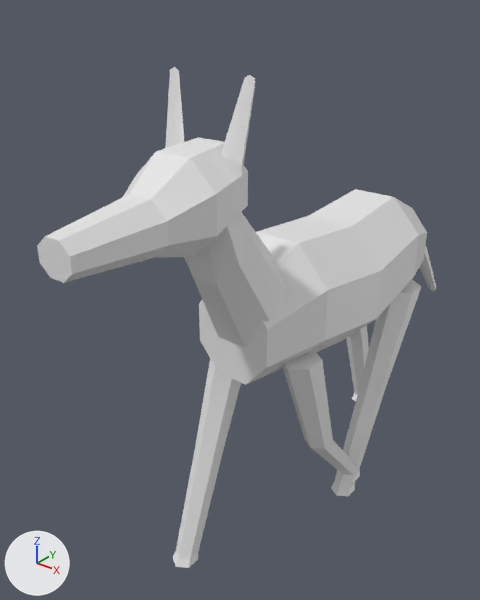
The OBJ model data/animals/lobo_guara/walk/3.obj: old version first, new version second.
Rendered twice from a 50 mm camera at (0.868, -1.468, 1.465) aimed at (-0.138, -0.21, 0.686). Lighting does not change. The marker at lower left points along +X, +Y and +Z. The first picture is the older version. Where no turn or scale is listed for an object, it has been applied to the vertices.

Objects in the first picture: 'lobo_guara_walk_3'.
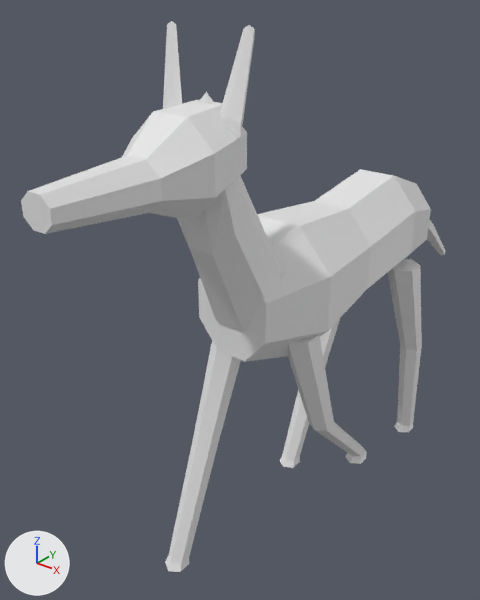
Boxes (x1, y1, x2, y2) around the edits, measured in the pictures (480 x 600 px; the box of a moved part takes in the faces that stretch with it):
'lobo_guara_walk_3', reshaped (6% wider, 10% taller): before (37, 67, 436, 568); after (21, 21, 446, 572)
part 1 of me_lobo_guara_walk_3, moved or reshaped: before (331, 280, 422, 496); after (166, 341, 241, 572)
part 2 of me_lobo_guara_walk_3, added: after (280, 319, 340, 468)
part 3 of me_lobo_guara_walk_3, moved or reshaped: before (165, 67, 184, 148); after (163, 21, 182, 109)
part 4 of me_lobo_guara_walk_3, moved or reshaped: before (221, 75, 255, 177); after (220, 25, 255, 138)
part 5 of me_lobo_guara_walk_3, moved or reshaped: before (419, 245, 436, 291); after (427, 219, 446, 256)
part 6 of me_lobo_guara_walk_3, rebuilt: before (199, 189, 427, 385); after (198, 169, 431, 362)
part 7 of me_lobo_guara_walk_3, rebuilt: before (283, 350, 360, 483); after (288, 336, 367, 464)
part 8 of me_lobo_guara_walk_3, added: after (388, 259, 422, 433)
part 9 of me_lobo_guara_walk_3, added (mostly hidden): after (199, 91, 263, 228)
part 10 of me_lobo_guara_walk_3, deleted: before (173, 359, 241, 568)
part 11 of me_lobo_guara_walk_3, deleted: before (346, 325, 369, 402)
part 12 of me_lobo_guara_walk_3, moved or reshaped: before (37, 137, 286, 348); after (21, 100, 281, 331)

What the commit changed:
me_lobo_guara_walk_3 is used by ob_lobo_guara_walk_3; location (0.0, 0.0, 0.0).
me_lobo_guara_walk_3 had 254 vertices, 468 faces and spanned x -0.16..0.16, y -0.88..0.68, z 0.0..1.31.
me_lobo_guara_walk_3 now has 274 vertices, 504 faces and spans x -0.16..0.16, y -0.9..0.71, z 0.0..1.39.
me_lobo_guara_walk_3 part 1: the loose piece of 26 vertices spanning x 0.06..0.15, y -0.04..0.34, z 0.02..0.62 is scaled about its middle by (0.871, 0.943, 1.12), then moved by (-0.2, -0.54, 0.03).
me_lobo_guara_walk_3 part 2: the loose piece of 26 vertices spanning x 0.06..0.15, y -0.04..0.34, z 0.02..0.62 is copied, and the copy is scaled about its middle by (0.9, 0.987, 1.11), then moved by (-0.2, 0.0, 0.03); it spans x -0.14..-0.06, y -0.03..0.33, z 0.02..0.69.
me_lobo_guara_walk_3 part 3: the loose piece of 14 vertices spanning x -0.1..-0.04, y -0.51..-0.48, z 1.12..1.31 is moved by (0.0, 0.0, 0.08).
me_lobo_guara_walk_3 part 4: the loose piece of 14 vertices spanning x 0.05..0.11, y -0.51..-0.48, z 1.12..1.31 is moved by (0.0, 0.0, 0.08).
me_lobo_guara_walk_3 part 5: the loose piece of 20 vertices spanning x -0.03..0.06, y 0.41..0.68, z 0.44..0.82 is multiplied about its middle by the matrix ((0.897, -0.014, -0.014), (0.011, 0.884, -0.151), (0.016, 0.151, 0.884)), then moved by (0.0, 0.03, 0.08).
me_lobo_guara_walk_3 part 6: the loose piece of 42 vertices spanning x -0.16..0.16, y -0.41..0.43, z 0.54..0.91 is rebuilt with 42 vertices and now spans x -0.16..0.16, y -0.41..0.43, z 0.6..0.96.
me_lobo_guara_walk_3 part 7: the loose piece of 26 vertices spanning x 0.06..0.15, y -0.33..0.07, z 0.06..0.62 is rebuilt with 26 vertices and now spans x 0.06..0.14, y -0.33..0.12, z 0.09..0.69.
me_lobo_guara_walk_3 part 8: a new loose piece of 26 vertices spanning x 0.06..0.14, y 0.22..0.48, z 0.0..0.69.
me_lobo_guara_walk_3 part 9: a new loose piece of 20 vertices spanning x -0.03..0.03, y -0.49..-0.33, z 0.87..1.27.
me_lobo_guara_walk_3 part 10: the loose piece of 26 vertices spanning x -0.15..-0.06, y -0.54..-0.22, z 0.0..0.62 is deleted.
me_lobo_guara_walk_3 part 11: the loose piece of 26 vertices spanning x -0.15..-0.06, y 0.21..0.54, z 0.01..0.62 is deleted.
Part 12, on me_lobo_guara_walk_3:
56 vertices are removed from x -0.1..0.11, y -0.88..-0.32, z 0.68..1.18.
112 faces are deleted.
1 vertex moves within x 0.11, y -0.59, z 1.11.
56 vertices are added at x -0.1..0.11, y -0.9..-0.33, z 0.74..1.25.
112 new faces join them.
